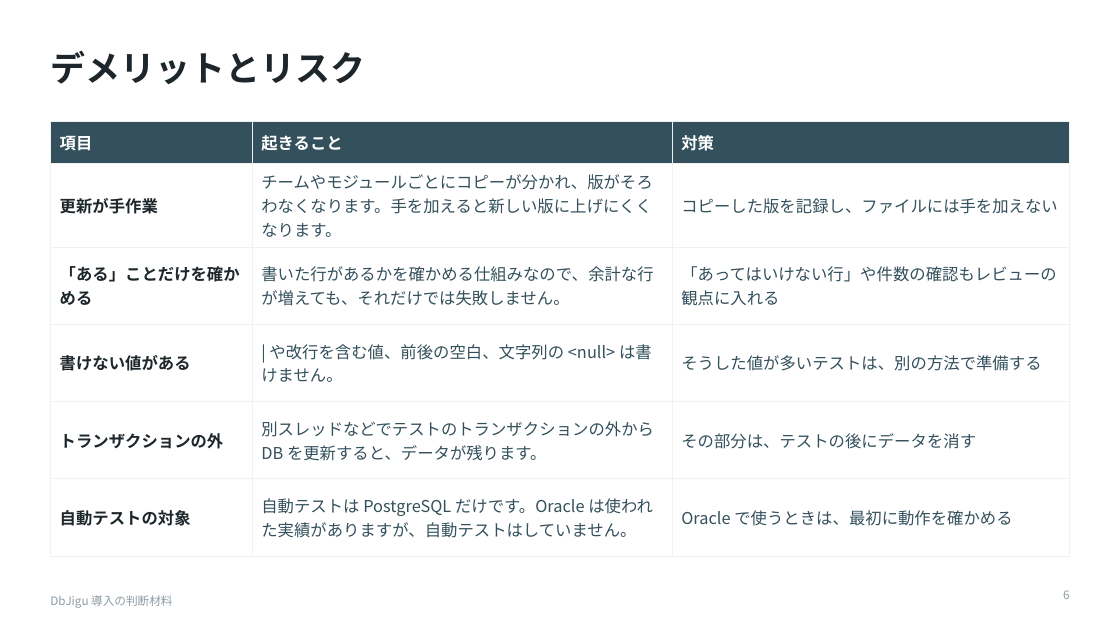
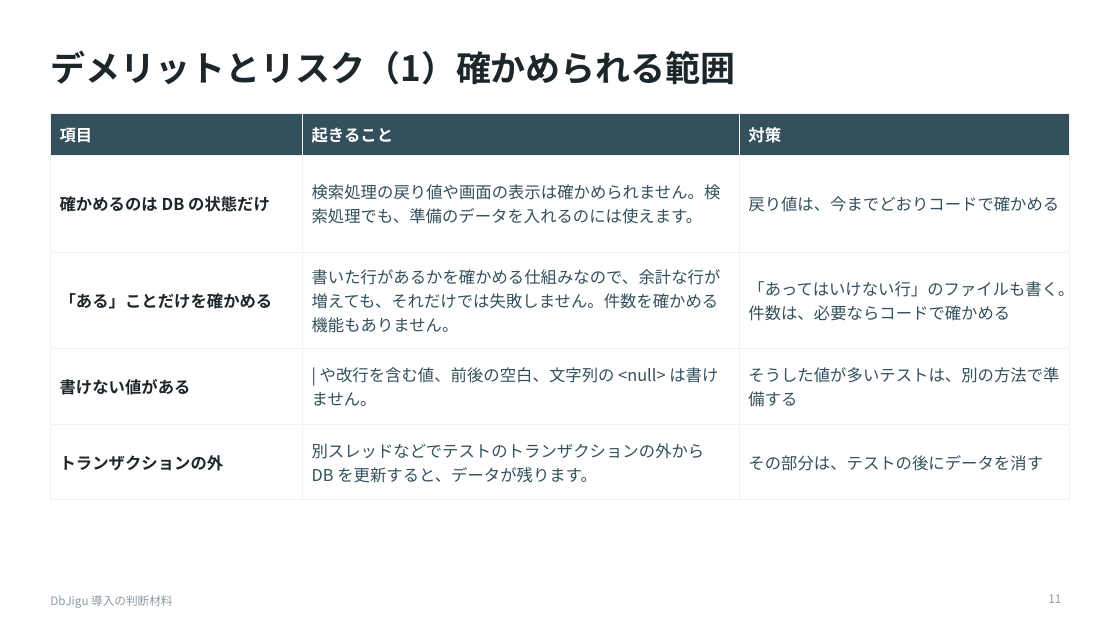
Before and after one commit to raindrop-aqua/java-test-toolbelt, a slide deck: slide 11 of docs/slides/dbjigu-for-managers.pptx (slide 6 before the commit). Drawn at 1120x630 pixels with LibreOffice and Linux fonts; fonts in the diff are those of the drawing. Boxes give left, top, right and bottom in pixels: in the first picture for what was removed or moved away, otherwise in the second. Text is boxed around its words. In the diff, an @@ line names an element or a change of style, - is before the commit and + after.

```diff
--- a/docs/slides/dbjigu-for-managers.pptx
+++ b/docs/slides/dbjigu-for-managers.pptx
@@ title at [50,50,736,85]: text changed @@
-デメリットとリスク
+デメリットとリスク（1）確かめられる範囲
@@ table at [50,113,1070,487] @@
-row 2: 更新が手作業 | チームやモジュールごとにコピーが分かれ、版がそろわなくなります。手を加えると新しい版に上げにくくなります。 | コピーした版を記録し、ファイルには手を加えない
+row 2: 確かめるのは DB の状態だけ | 検索処理の戻り値や画面の表示は確かめられません。検索処理でも、準備のデータを入れるのには使えます。 | 戻り値は、今までどおりコードで確かめる
-row 3, column 2: 書いた行があるかを確かめる仕組みなので、余計な行が増えても、それだけでは失敗しません。
+row 3, column 2: 書いた行があるかを確かめる仕組みなので、余計な行が増えても、それだけでは失敗しません。件数を確かめる機能もありません。
-row 3, column 3: 「あってはいけない行」や件数の確認もレビューの観点に入れる
+row 3, column 3: 「あってはいけない行」のファイルも書く。件数は、必要ならコードで確かめる
-row 6: 自動テストの対象 | 自動テストは PostgreSQL だけです。Oracle は使われた実績がありますが、自動テストはしていません。 | Oracle で使うときは、最初に動作を確かめる
@@ table: place and size @@
-table at [50,122,1070,542]
+table at [50,113,1070,487]
@@ page number at [1048,594,1061,603]: text changed @@
-6
+11
```
Also in this commit, not shown: 8 other slides changed, 6 slides added, 1 slide removed, 1 other file.
